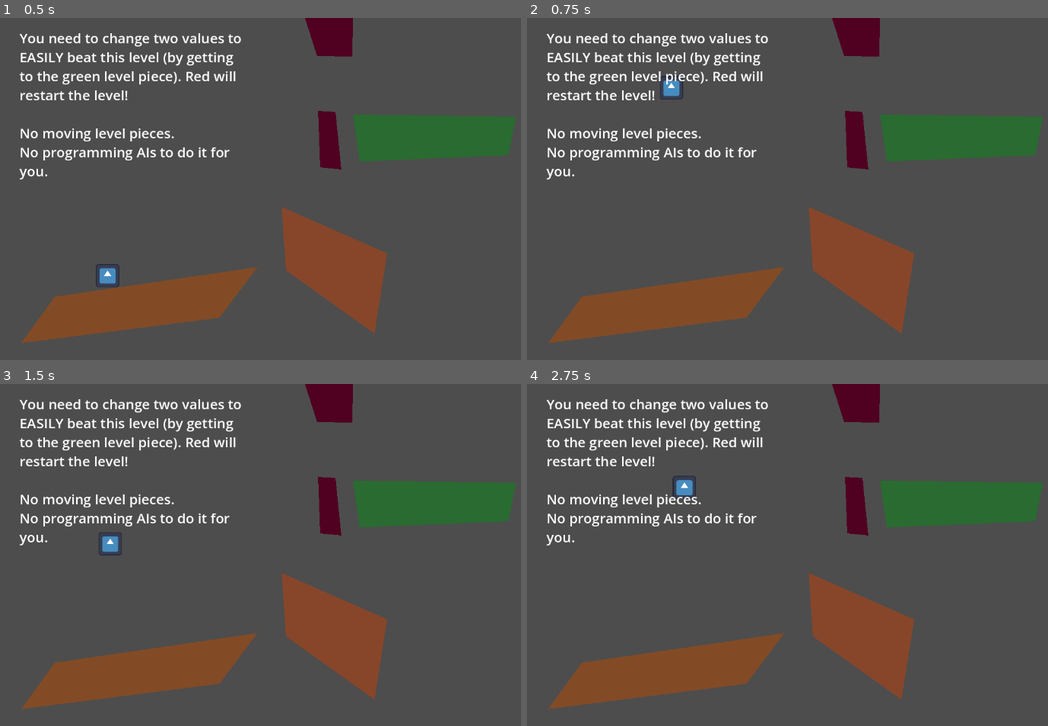
Above: before the commit, frames 1-4 (two rows, left to right).
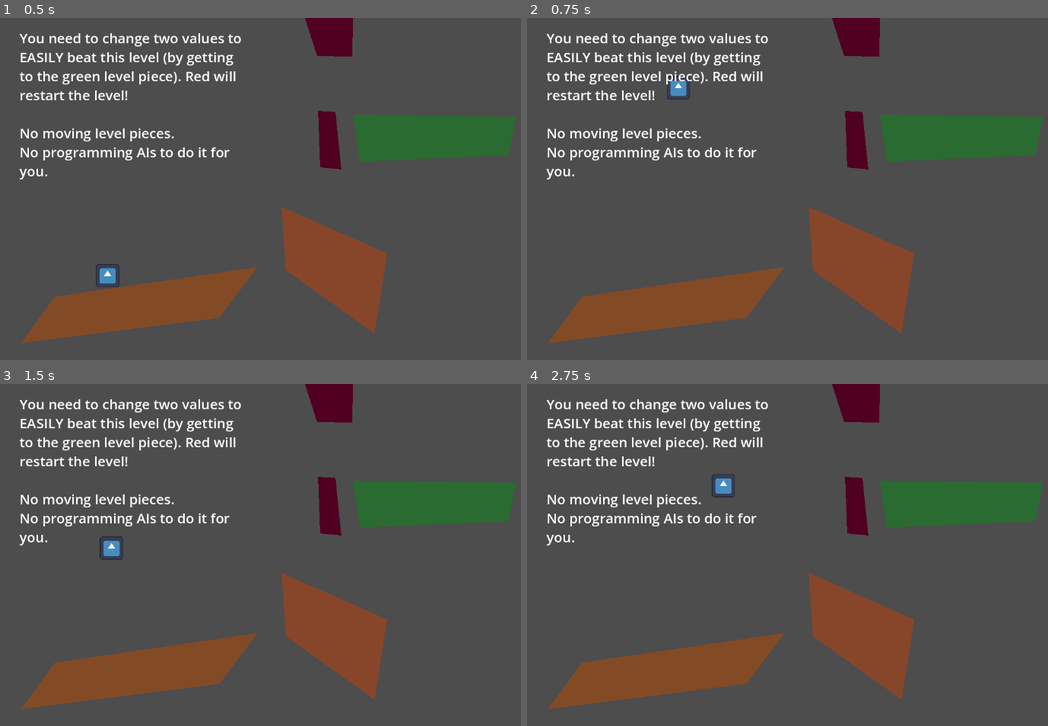
Above: after the commit, the same moments.

Repository: mlaflam/HW9-SmoothMoves-main
Game: Godot game, scene res://hw_problem_2.tscn
The game is run twice, just before and just after one commit, with the same random seed, the same clock (stepped at 60 frames per second) and the same inputs. This scene is started directly instead of the project's main scene. The engine's default icon, where the game draws it, is replaced by a stand-in: a white triangle on a blue panel in a dark square.
Inputs:
- Up to frame 1 (0.5 s): no input
- Up to frame 2 (0.75 s): tap Enter at 0.5 s; hold D (move_right) from 0.53 s (still down); tap Space (jump) at 0.6 s
- Up to frame 3 (1.5 s): keep holding D (move_right); tap Space (jump) at 0.77, 1.07, 1.25, 1.35 s
- Up to frame 4 (2.75 s): tap Space (jump) at 1.52, 1.82, 2.1 s; release D (move_right) at 2.03 s; hold A (move_left) from 2.03 s (still down)

Frame 1 is identical in both runs. In frame 2, 0.2% of the frame differs, in the area x 25-32%, y 16-24%; in frame 3, 0.2%; in frame 4, 0.4%, in the area x 27-40%, y 26-34%.

Commit message:
Adding comments

Diff:
--- a/Scripts/MoveCharacter.gd
+++ b/Scripts/MoveCharacter.gd
@@ -9,13 +9,15 @@
 # Called when the node enters the scene tree for the first time.
 # This function sets the initial gravity
 func _ready():
-	gravity = Vector2(0, 100)  # Gravity is 0 in x and 100 in y direction
-	pass # Replace with function body.
+	gravity = Vector2(0, 100)  # Gravity is 0 in x direction and 100 in y direction
+	# note that positive y velocity indicates downwrard movement
+	# so gravity is automatically pulling the character down
+	pass
 
-
+# Function that gets player input (such as pressing right or left key) to determine the character movement
 func _get_input():
 
-	 # if the Character is on the "floor" or has ended motion
+	 # if the Character is on the "floor" or has ended vertical motion
 	if is_on_floor():
 
 		# if moving left then add negative of the movement speed to the velocity in the x direction
@@ -28,11 +30,11 @@
 		if Input.is_action_pressed("move_right"):
 			velocity += Vector2(movement_speed,0)
 
-		# if jumping then add positive of the movement speed to the velocity in the y direction
-		# positive changes of velocity in the y direction indicate upward movement
-		# also change velocity in x direction to 1 ?
+		# if jumping then negatve of jump height to the velocity in the y direction
+		# negatve changes of velocity in the y direction indicate upward movement
+		# also adds 1 to velocity in x direction (moves slightly right to give jump a horizontal push)
 		if Input.is_action_just_pressed("jump"): # Jump only happens when we're on the floor (unless we want a double jump, but we won't use that here)
-			velocity += Vector2(1,-jump_height)
+			velocity += Vector2(100,-jump_height)
 
 	# if the Character is NOT on the "floor" or has NOT ended motion
 	if not is_on_floor():
@@ -42,32 +44,51 @@
 		if Input.is_action_pressed("move_left"):
 			velocity += Vector2(-movement_speed * horizontal_air_coefficient,0)
 
+		# if moving right then add positive of the movement speed to the velocity in the x direction
+		# positive changes of velocity in the x direction indicate rigthward movement
+		# this is multipied by the horizontal_air_coefficient which lessens x movement in the air
 		if Input.is_action_pressed("move_right"):
 			velocity += Vector2(movement_speed * horizontal_air_coefficient,0)
 
+# Function to limit player movement speed
+# this makes it so that the character doesnt get too fast in any direction
 func _limit_speed():
+
+	# this is for rightward movement
+	# if the velocity in the x direction is greater than the speed limit
+	# then decrease the velocity in the x direction back down to the speed limit
+	# additionally maintain the
 	if velocity.x > speed_limit:
 		velocity = Vector2(speed_limit, velocity.y)
 
+	# if the velocity in the x direction is greater than the negative speed limit
+	# then decrease the velocity in the x direction back down to the speed limit
+	# additionally maintain the
 	if velocity.x < -speed_limit:
 		velocity = Vector2(-speed_limit, velocity.y)
 
+# Function to apply friction to character movement on the floor
+# this makes it so the character doesnt constantly slide around
 func _apply_friction():
+	# Applying friction only when on ground and not cirrently moving
 	if is_on_floor() and not (Input.is_action_pressed("move_left") or Input.is_action_pressed("move_right")):
 		velocity -= Vector2(velocity.x * friction, 0)
-		if abs(velocity.x) < 5:
+		if abs(velocity.x) < 5: # If velocity is <5, stop movement
 			velocity = Vector2(0, velocity.y) # if the velocity in x gets close enough to zero, we set it to zero
 
+# Function to apply gravity to the character
+# only goes into effect when the player is not on the floor (airborne)
+# applying gravity forces the player slowly downward as they are in the air
 func _apply_gravity():
 	if not is_on_floor():
 		velocity += gravity
 
 # Called every frame. 'delta' is the elapsed time since the previous frame.
 func _physics_process(delta):
-	_get_input()
-	_limit_speed()
-	_apply_friction()
-	_apply_gravity()
+	_get_input() # Get player input
+	_limit_speed() # Limit speed
+	_apply_friction() # Apply friction
+	_apply_gravity() # Apply gravity
 
 	move_and_slide()
 	pass
--- a/hw_problem_2.tscn
+++ b/hw_problem_2.tscn
@@ -18,7 +18,7 @@
 jump_height = 3000.0
 movement_speed = 100.0
 horizontal_air_coefficient = 0.3
-speed_limit = 400.0
+speed_limit = 500.0
 friction = 0.2
 
 [node name="Icon" type="Sprite2D" parent="CharacterBody2D"]
